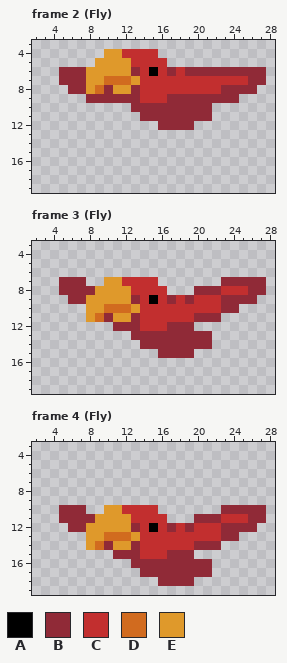
Pixel-art file: assets/animals/bird.aseprite. The first picture shows the starting point.
32x32 pixels, 5 frames. Shown: frame 2 (Fly): x 2..28, y 3..19; frame 3 (Fly): x 2..28, y 3..19; frame 4 (Fly): x 2..28, y 3..19. The commit also changed other frames, which this record leaves out.
Palette (. is transparent): A #000000  B #902a37  C #c22f2f  D #d16b1f  E #df992b
Pixels before, frame 2 (Fly), first column x 5:
 4 .....EECCCC............
 5 ....EEEECCCC...........
 6 BBBEEEEEBCACBCBBBBBBBBB
 7 BBBEEDDDECCCCCCCCCCCCBB
 8 .BBEDBEEBCCCCCCCCCBBBB.
 9 ...BBBBBBCCCBBBBBBBB...
10 ........BBBBBBBBB......
11 .........BBBBBBBB......
12 ...........BBBB........
Pixels before, frame 3 (Fly), first column x 5:
 7 BBB..EECCCC.......BBBBB
 8 BBBBEEEECCCC...BBBCCCBB
 9 .BBEEEEEBCACBCBCCCBBBB.
10 ...EEDDDECCCCCCCCCBB...
11 ...EDBEEBCCCCCCBBB.....
12 ......BBBCCCBBB........
13 ........BBBBBBBBB......
14 .........BBBBBBBB......
15 ...........BBBB........
Pixels before, frame 4 (Fly), first column x 5:
10 BBB..EECCCC.......BBBBB
11 BBBBEEEECCCC...BBBCCCBB
12 .BBEEEEEBCACBCBCCCBBBB.
13 ...EEDDDECCCCCCCCCBB...
14 ...EDBEEBCCCCCCBBB.....
15 ......BBBCCCBBB........
16 ........BBBBBBBBB......
17 .........BBBBBBBB......
18 ...........BBBB........
Once edited:
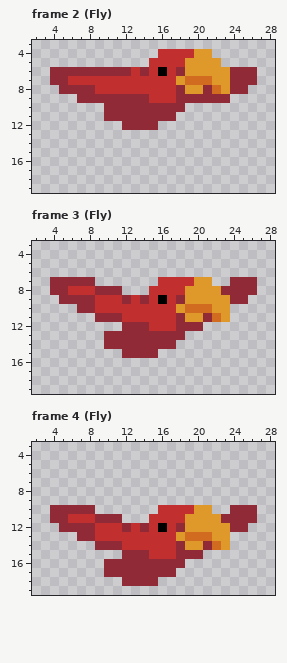
Edits made:
Changed rows in their new state; - is an unchanged pixel.
Frame 2 (Fly):
first column x 4:
 4 ------......CCCCEE------
 5 -----......--CCEEEE-----
 6 B---BBBBBCBCACBEEEEE---.
 7 B-CCCCCCCC----EDDDEEBB-.
 8 -B--BCCCCC----BEEBDE--.-
 9 ---B------B--C------.---
10 ------BBB------...------
11 ------BBBB----....------
12 --------BBBB....--------
Frame 3 (Fly):
first column x 4:
 7 B---B-......CCCCEE-.---.
 8 B-CCCBBB...--CCEEEEBBB-.
 9 -B--BCCCBCBCACBEEEEE--.-
10 ---BBCCCCC----EDDDEE.---
11 ----.B-BCC----BEE-DE----
12 -------.--B--C--B-------
13 ------BBB------...------
14 ------BBBB----....------
15 --------BBBB....--------
Frame 4 (Fly):
first column x 4:
10 B---B-......CCCCEE-.---.
11 B-CCCBBB...--CCEEEEBBB-.
12 -B--BCCCBCBCACBEEEEE--.-
13 ---BBCCCCC----EDDDEE.---
14 ----.B-BCC----BEE-DE----
15 -------.--B--C--B-------
16 ------BBB------...------
17 ------BBBB----....------
18 --------BBBB....--------
